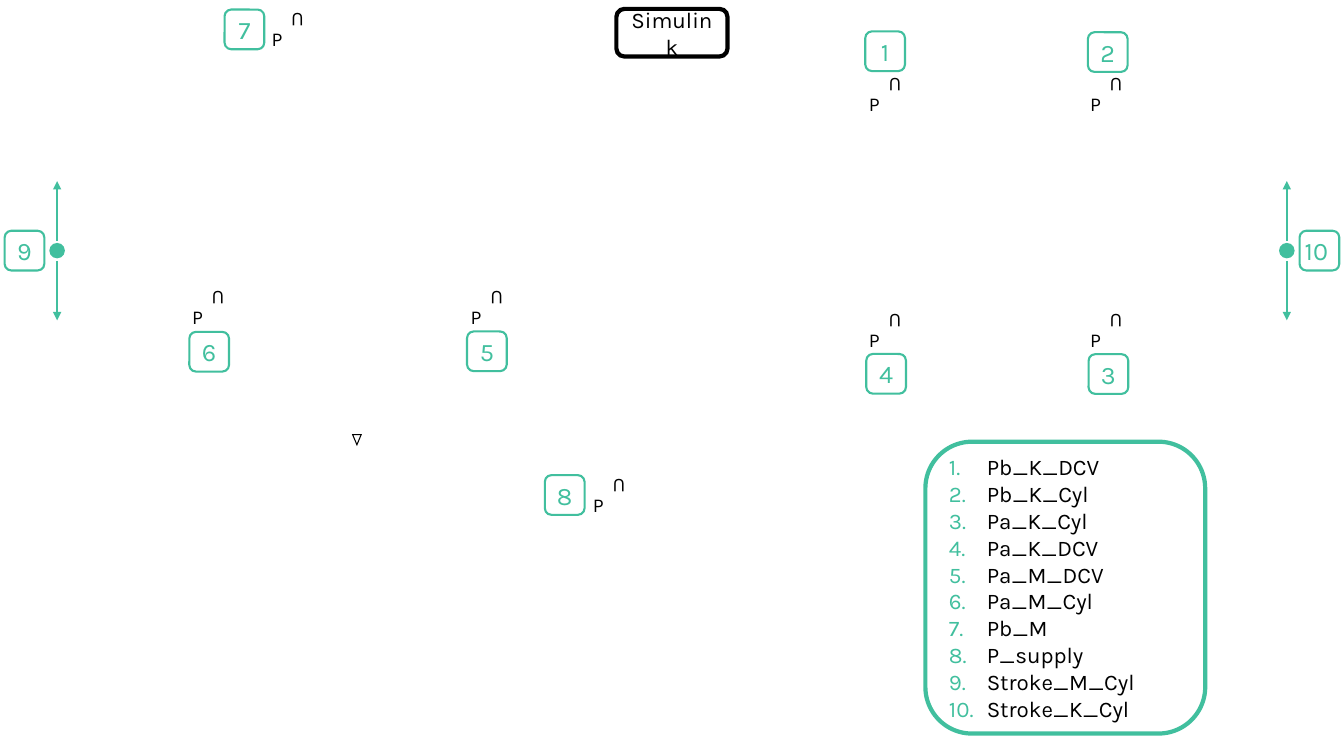
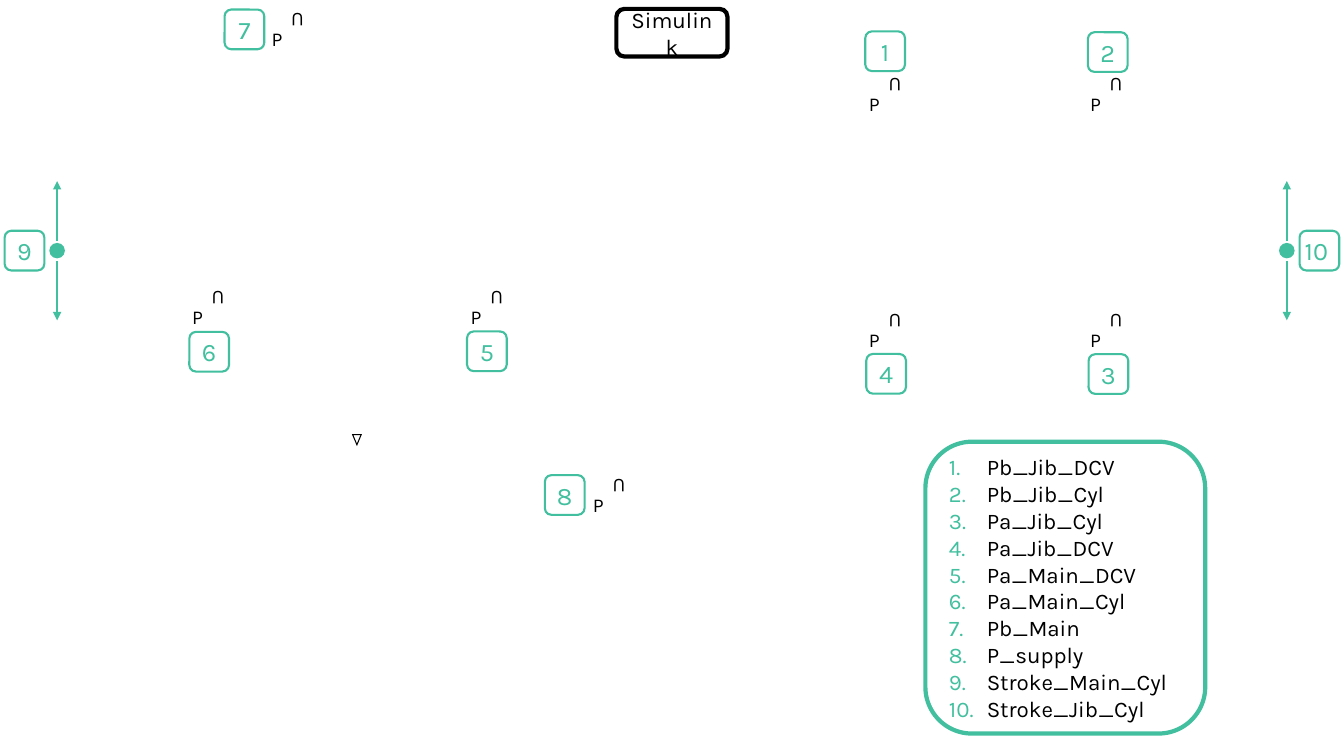
Before and after one commit to emilah-png/Bachelor, a slide deck: slide 4 of Hydraulic drawing/redcrane_anotator.pptx. Drawn at 1344x756 pixels with LibreOffice and Linux fonts; fonts in the diff are those of the drawing; background and template pictures are left out. Boxes give left, top, right and bottom in pixels: in the first picture for what was removed or moved away, otherwise in the second. Text is boxed around its words. In the diff, an @@ line names an element or a change of style, - is before the commit and + after.

```diff
--- a/Hydraulic drawing/redcrane_anotator.pptx
+++ b/Hydraulic drawing/redcrane_anotator.pptx
@@ text in rounded rectangle at [987,459,1136,637]: text changed @@
-1. Pb_K_DCV
-2. Pb_K_Cyl
-3. Pa_K_Cyl
-4. Pa_K_DCV
-5. Pa_M_DCV
-6. Pa_M_Cyl
-7. Pb_M
+1. Pb_Jib_DCV
+2. Pb_Jib_Cyl
+3. Pa_Jib_Cyl
+4. Pa_Jib_DCV
+5. Pa_Main_DCV
+6. Pa_Main_Cyl
+7. Pb_Main
@@ text in rounded rectangle at [987,674,1167,723]: text changed @@
-9. Stroke_M_Cyl
-10. Stroke_K_Cyl
+9. Stroke_Main_Cyl
+10. Stroke_Jib_Cyl
```
Also in this commit, not shown: 3 other slides changed, 11 other files.
